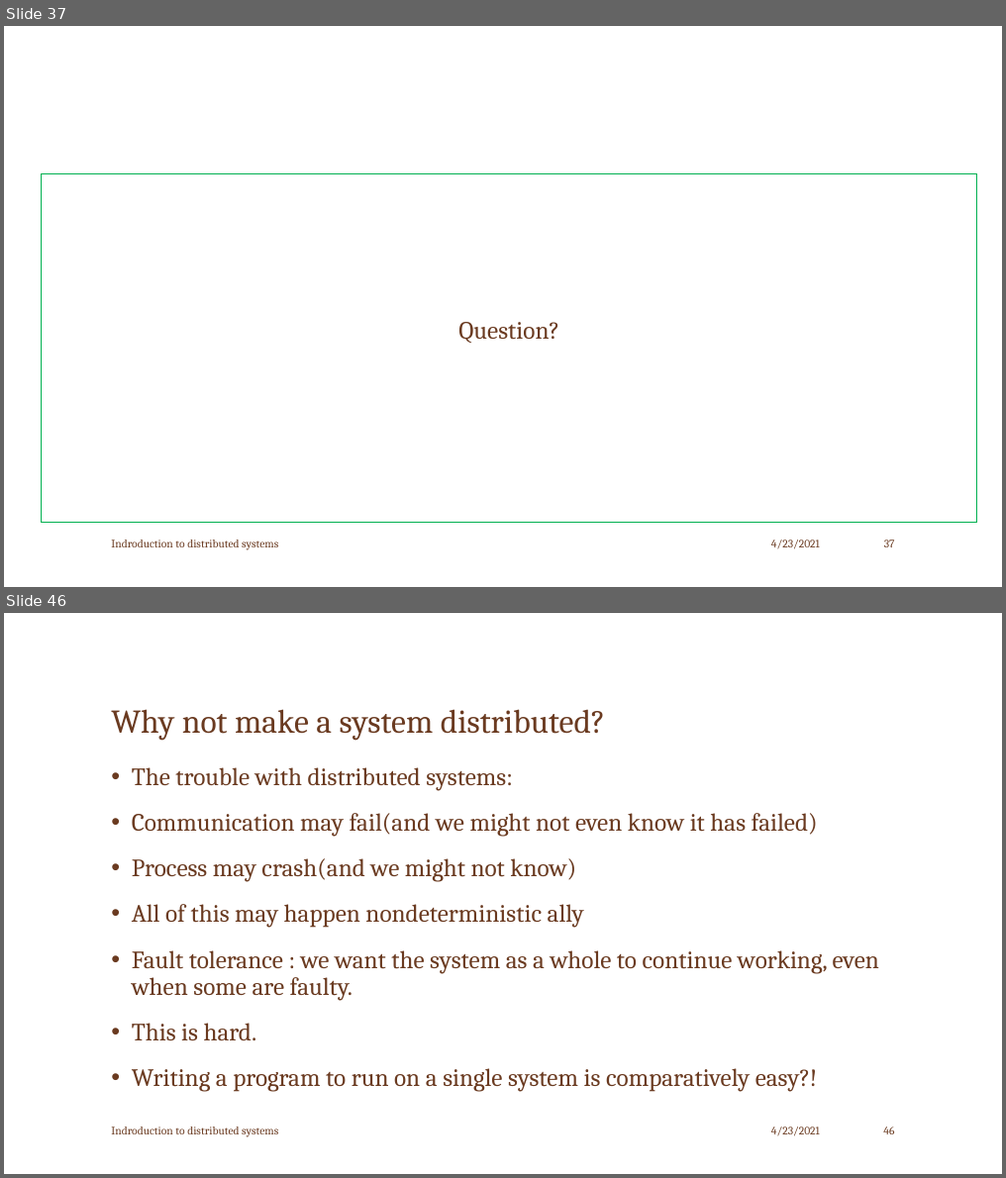
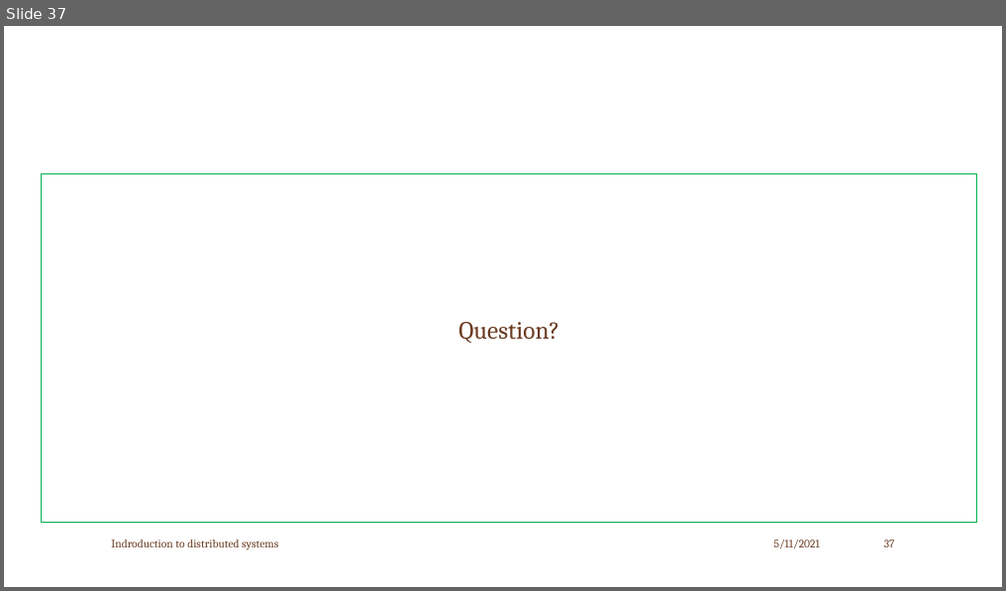
Before and after one commit to girma31/java, a slide deck: Distributed System.pptx. Shown one above the other, each under a label of ours: slides 37 and 46 before the commit, slide 37 after it; the slides between them are not shown. The pictures are 1006x1178 and 1006x591 pixels, drawn with LibreOffice and Linux fonts; fonts in the diff are those of the drawing; background and template pictures are left out. Boxes give left, top, right and bottom in pixels: in the first picture for what was removed or moved away, otherwise in the second. Text is boxed around its words. In the diff, an @@ line names an element or a change of style, - is before the commit and + after.

Commit message:
new commit

```diff
--- a/Distributed System.pptx
+++ b/Distributed System.pptx
@@ slide 46 removed at [4,613,1002,1174], background picture (left out) @@
@@ title removed at [111,709,605,741] @@
-Why not make a system distributed?
@@ text removed at [132,767,879,1092] @@
-• The trouble with distributed systems:
-• Communication may fail(and we might not even know it has failed)
-• Process may crash(and we might not know)
-• All of this may happen nondeterministic ally
-• Fault tolerance : we want the system as a whole to continue working, even when some are faulty.
-• This is hard.
-• Writing a program to run on a single system is comparatively easy?!
@@ text removed at [111,1127,278,1138] @@
-Indroduction to distributed systems
@@ text removed at [771,1127,820,1137] @@
-4/23/2021
@@ page number removed at [883,1127,894,1135] @@
-46
@@ slide 37 changed as well @@
@@ text at [774,540,820,550]: text changed @@
-4/23/2021
+5/11/2021
```
Also in this commit, not shown: 35 other slides changed, 19 other slides removed.
